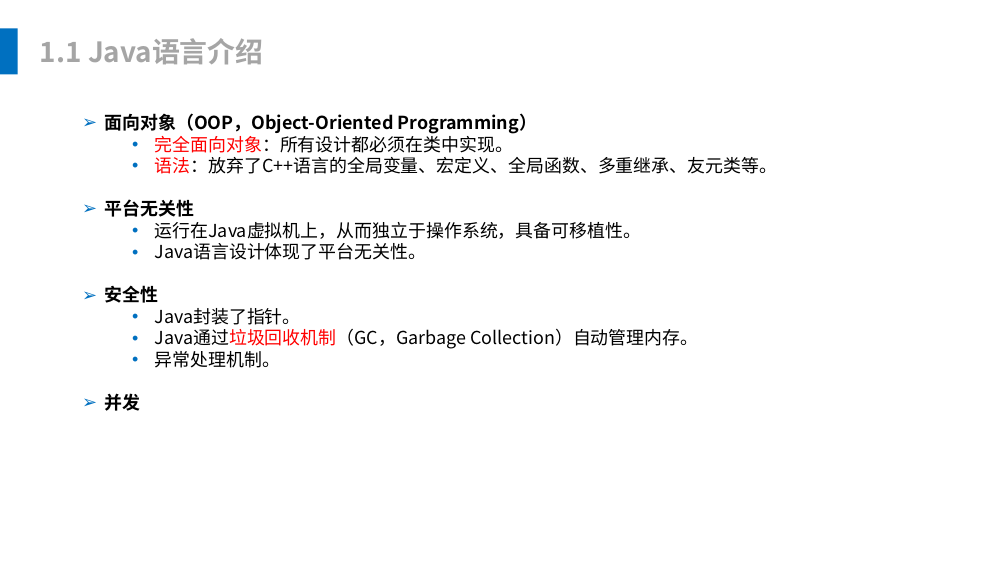
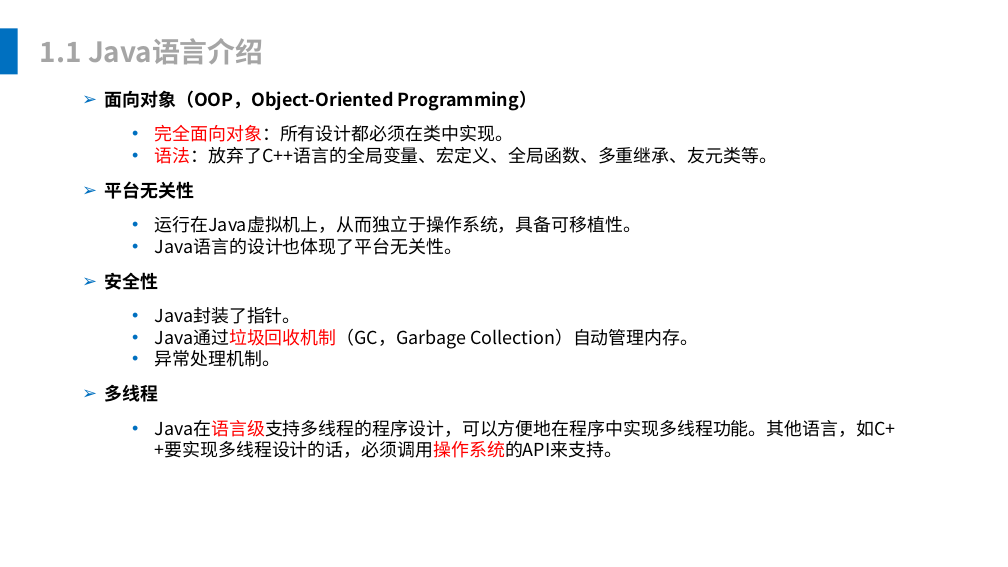
Before and after one commit to leonliu06/JavaTrainning, a slide deck: slide 4 of Java基础培训.pptx. Drawn at 1008x567 pixels with LibreOffice and Linux fonts; fonts in the diff are those of the drawing. Boxes give left, top, right and bottom in pixels: in the first picture for what was removed or moved away, otherwise in the second. Text is boxed around its words. In the diff, an @@ line names an element or a change of style, - is before the commit and + after.

Commit message:
ppt

```diff
--- a/Java基础培训.pptx
+++ b/Java基础培训.pptx
@@ text "完全面向对象：所有设计都必须在类中实现。": place and size @@
-text "完全面向对象：所有设计都必须在类中实现。" at [104, 113, 778, 411]
+text "完全面向对象：所有设计都必须在类中实现。" at [155, 125, 778, 164]
@@ text at [104, 113, 537, 134]: paragraph removed @@
-➢ 面向对象（OOP，Object-Oriented Programming）
@@ text added at [104, 90, 537, 111], 18 pt, text #000000, bold @@
+➢ 面向对象（OOP，Object-Oriented Programming）
@@ text at [104, 199, 698, 411]: paragraphs removed @@
-➢ 平台无关性
-  • 运行在Java虚拟机上，从而独立于操作系统，具备可移植性。
-  • Java语言设计体现了平台无关性。
-➢ 安全性
-  • Java封装了指针。
-  • Java通过垃圾回收机制（GC，Garbage Collection）自动管理内存。
-  • 异常处理机制。
-➢ 并发
@@ text added at [104, 181, 194, 199], 18 pt, text #000000, bold @@
+➢ 平台无关性
@@ text added at [155, 216, 642, 255], 18 pt, text #000000 @@
+  • 运行在Java虚拟机上，从而独立于操作系统，具备可移植性。
+  • Java语言的设计也体现了平台无关性。
@@ text added at [104, 272, 158, 290], 18 pt, text #000000, bold @@
+➢ 安全性
@@ text added at [104, 384, 158, 402], 18 pt, text #000000, bold @@
+➢ 多线程
@@ text added at [155, 420, 896, 458], 18 pt, text #000000 @@
+  • Java在语言级支持多线程的程序设计，可以方便地在程序中实现多线程功能。其他语言，如C++要实现多线程设计的话，必须调用操作系统的API来支持。
```
Also in this commit, not shown: 54 other slides changed, 28 slides removed, 30 other files.
